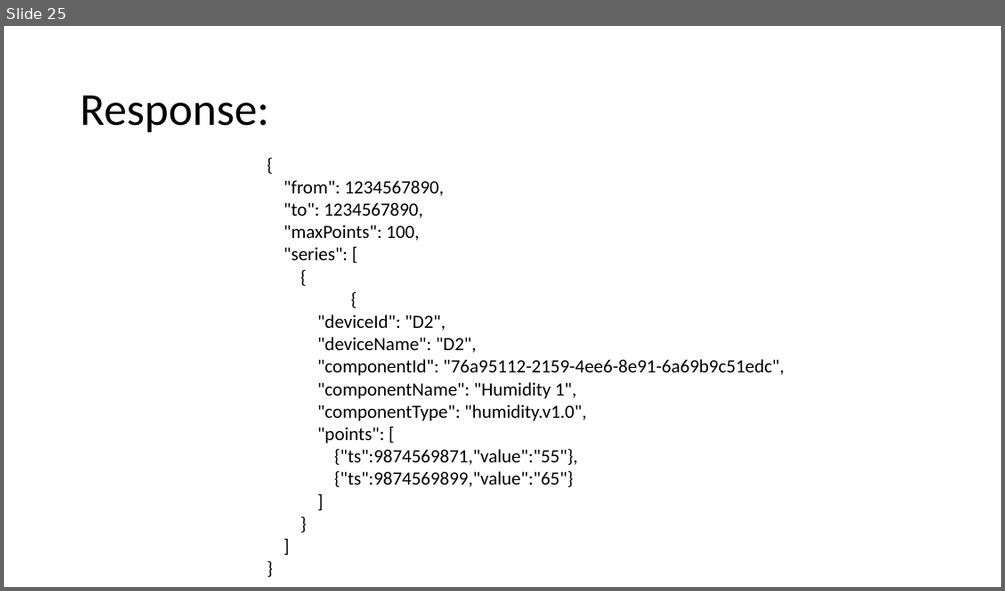
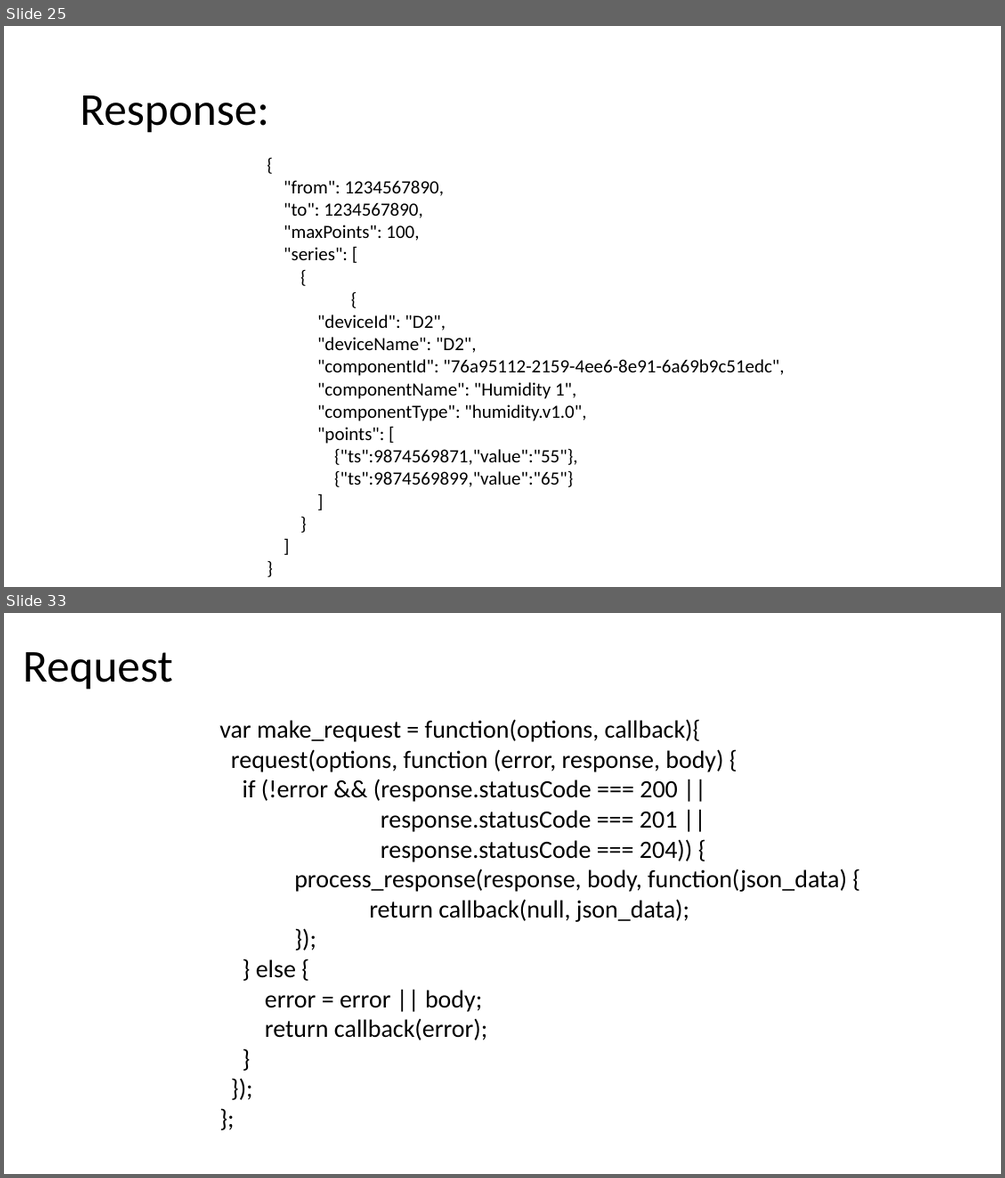
Before and after one commit to Simociocoiu/enable-workshop, a slide deck: EnableIoT Workshop_ALL.pptx. Shown one above the other, each under a label of ours: slide 25 before the commit, slides 25 and 33 after it; the slides between them are not shown. The pictures are 1005x591 and 1005x1178 pixels, drawn with LibreOffice and Linux fonts; fonts in the diff are those of the drawing. Boxes give left, top, right and bottom in pixels: in the first picture for what was removed or moved away, otherwise in the second. Text is boxed around its words. In the diff, an @@ line names an element or a change of style, - is before the commit and + after.

```diff
--- a/EnableIoT Workshop_ALL.pptx
+++ b/EnableIoT Workshop_ALL.pptx
@@ slide 33 added at bbox=[4, 613, 1001, 1174], background #FFFFFF @@
@@ title added at bbox=[23, 652, 173, 690], 44 pt, text #000000 @@
+Request
@@ text added at bbox=[219, 719, 847, 1040], 24 pt, text #000000 @@
+var make_request = function(options, callback){
+request(options, function (error, response, body) {
+if (!error && (response.statusCode === 200 ||
+response.statusCode === 201 ||
+response.statusCode === 204)) {
+process_response(response, body, function(json_data) {
+return callback(null, json_data);
+});
+} else {
+error = error || body;
+return callback(error);
+}
+});
+};
```
Also in this commit, not shown: 10 other slides added.
